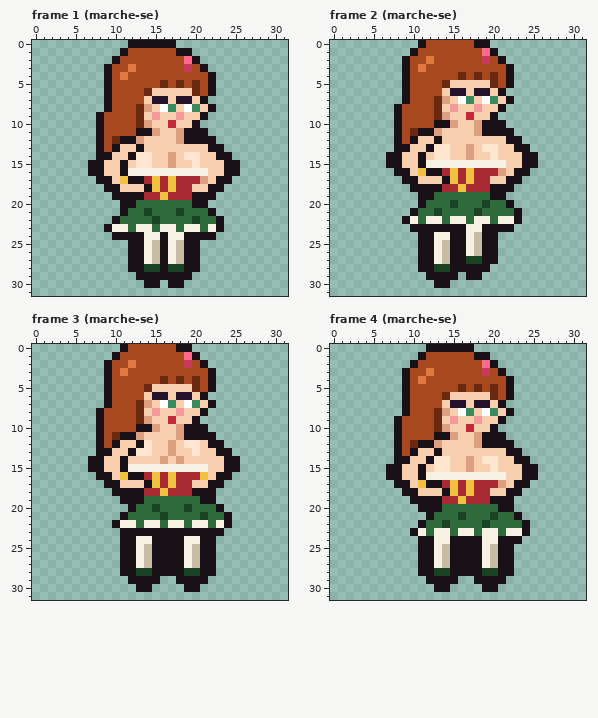
A pixel-art file gets an edit: art/plaisirs/plaisirs-moyen-gigue.aseprite. This is how it looked before the edit.
32x32 pixels, 20 frames. Colours within 5 levels of each other are drawn and written as one. Shown: frame 1 (marche-se), frame 2 (marche-se), frame 3 (marche-se), frame 4 (marche-se). The commit also changed other frames, which this record leaves out.
And afterwards:
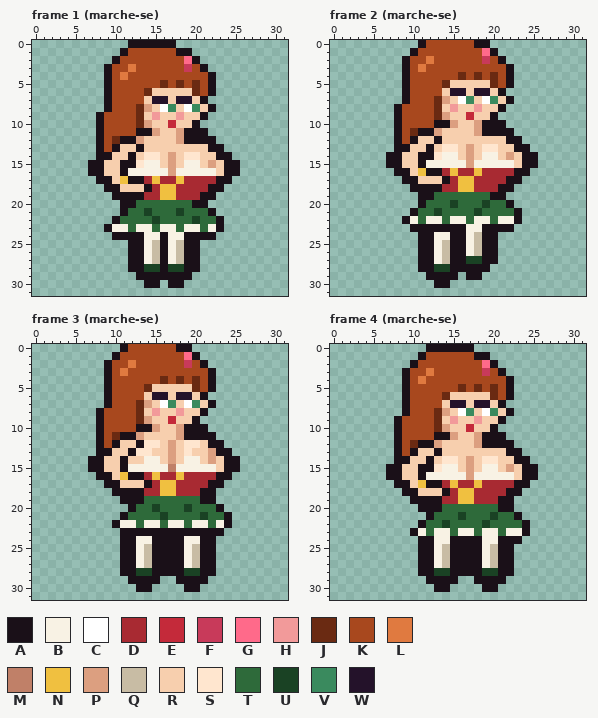
Palette (. is transparent): A #1a1018  B #f8f2e4  C #ffffff  D #a82a32  E #c42a3a  F #c83a5a  G #ff6a8a  H #f29a9a  J #6a2a12  K #a8481e  L #e07a40  M #c08068  N #f0c040  P #dc9f80  Q #c8bca4  R #f7cfae  S #ffe6cf  T #2e6a3a  U #1a4224  V #3a8a5e  W #24122a
The edit:
{"where": "frame 1 (marche-se)"}
{"frame":1,"y":14,"x":13,"old":"S","new":"R"}
{"frame":1,"y":14,"x":15,"old":"R","new":"S"}
{"frame":1,"y":15,"x":12,"old":"R","new":"A"}
{"frame":1,"y":15,"x":14,"old":"SR","new":"BB"}
{"frame":1,"y":15,"x":19,"old":"RS","new":"BB"}
{"frame":1,"y":15,"x":22,"old":"R","new":"P"}
{"frame":1,"y":16,"x":17,"old":"B","new":"P"}
{"frame":1,"y":16,"x":22,"old":"R","new":"B"}
{"frame":1,"y":17,"x":17,"old":"ND","new":"DN"}
{"frame":1,"y":17,"x":21,"old":"PR","new":"DD"}
{"frame":1,"y":18,"x":15,"old":"ND","new":"DN"}
{"frame":1,"y":18,"x":20,"old":"RR","new":"DD"}
{"frame":1,"y":19,"x":17,"old":"D","new":"N"}
{"frame":1,"y":19,"x":20,"old":"A","new":"D"}
{"where": "frame 2 (marche-se)"}
{"frame":2,"y":13,"x":13,"old":"S","new":"R"}
{"frame":2,"y":13,"x":15,"old":"R","new":"S"}
{"frame":2,"y":14,"x":12,"old":"R","new":"A"}
{"frame":2,"y":14,"x":14,"old":"SR","new":"BB"}
{"frame":2,"y":14,"x":19,"old":"RS","new":"BB"}
{"frame":2,"y":14,"x":22,"old":"R","new":"P"}
{"frame":2,"y":15,"x":17,"old":"B","new":"P"}
{"frame":2,"y":15,"x":22,"old":"R","new":"B"}
{"frame":2,"y":16,"x":17,"old":"ND","new":"DN"}
{"frame":2,"y":16,"x":21,"old":"PR","new":"DD"}
{"frame":2,"y":17,"x":15,"old":"ND","new":"DN"}
{"frame":2,"y":17,"x":20,"old":"RR","new":"DD"}
{"frame":2,"y":18,"x":17,"old":"D","new":"N"}
{"frame":2,"y":18,"x":20,"old":"A","new":"D"}
{"where": "frame 3 (marche-se)"}
{"frame":3,"y":12,"x":15,"old":"R","new":"S"}
{"frame":3,"y":13,"x":19,"old":"RS","new":"SR"}
{"frame":3,"y":13,"x":22,"old":"R","new":"P"}
{"frame":3,"y":14,"x":14,"old":"RRPRPRR","new":"BBRPRBB"}
{"frame":3,"y":14,"x":22,"old":"R","new":"P"}
{"frame":3,"y":15,"x":17,"old":"B","new":"M"}
{"frame":3,"y":15,"x":22,"old":"R","new":"B"}
{"frame":3,"y":16,"x":17,"old":"ND","new":"DN"}
{"frame":3,"y":16,"x":21,"old":"NR","new":"DD"}
{"frame":3,"y":17,"x":15,"old":"ND","new":"DN"}
{"frame":3,"y":17,"x":20,"old":"RR","new":"DD"}
{"frame":3,"y":18,"x":17,"old":"D","new":"N"}
{"frame":3,"y":18,"x":20,"old":"A","new":"D"}
{"where": "frame 4 (marche-se)"}
{"frame":4,"y":14,"x":13,"old":"S","new":"R"}
{"frame":4,"y":14,"x":15,"old":"R","new":"S"}
{"frame":4,"y":15,"x":12,"old":"R","new":"A"}
{"frame":4,"y":15,"x":14,"old":"SR","new":"BB"}
{"frame":4,"y":15,"x":19,"old":"RS","new":"BB"}
{"frame":4,"y":15,"x":22,"old":"R","new":"P"}
{"frame":4,"y":16,"x":17,"old":"B","new":"P"}
{"frame":4,"y":16,"x":22,"old":"R","new":"B"}
{"frame":4,"y":17,"x":17,"old":"ND","new":"DN"}
{"frame":4,"y":17,"x":21,"old":"PR","new":"DD"}
{"frame":4,"y":18,"x":15,"old":"ND","new":"DN"}
{"frame":4,"y":18,"x":20,"old":"RR","new":"DD"}
{"frame":4,"y":19,"x":17,"old":"D","new":"N"}
{"frame":4,"y":19,"x":20,"old":"A","new":"D"}
{"label":"changed","picture_box":[128,152,216,200]}
{"label":"changed","picture_box":[426,144,514,192]}
{"label":"changed","picture_box":[144,440,216,496]}
{"label":"changed","picture_box":[426,456,514,504]}
